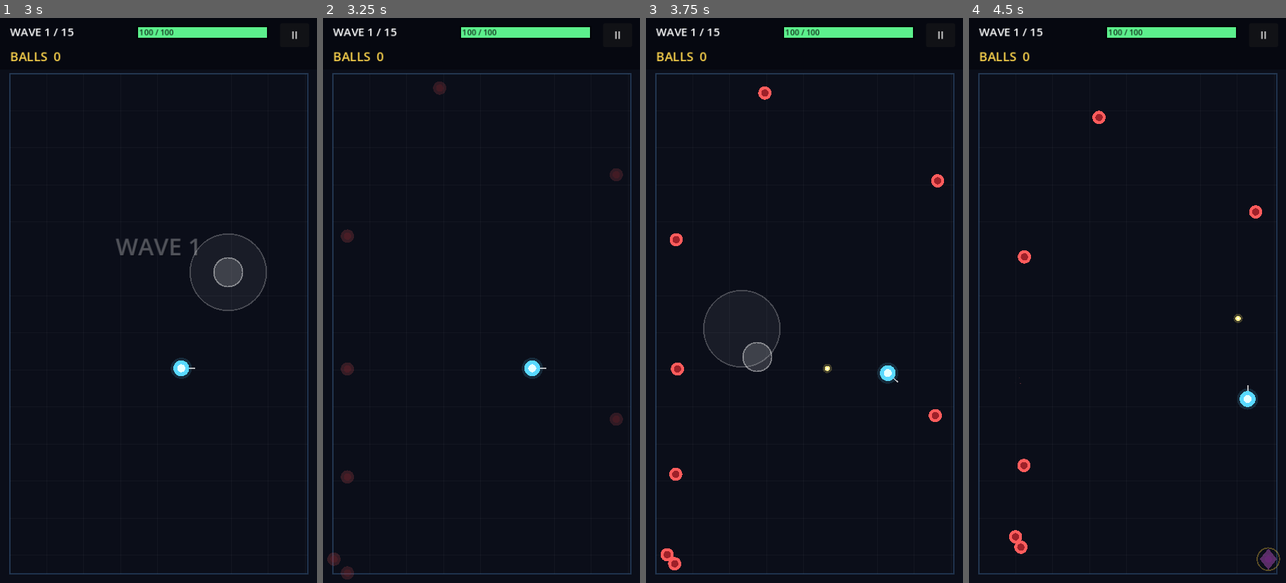
Above: before the commit, frames 1-4 (left to right).
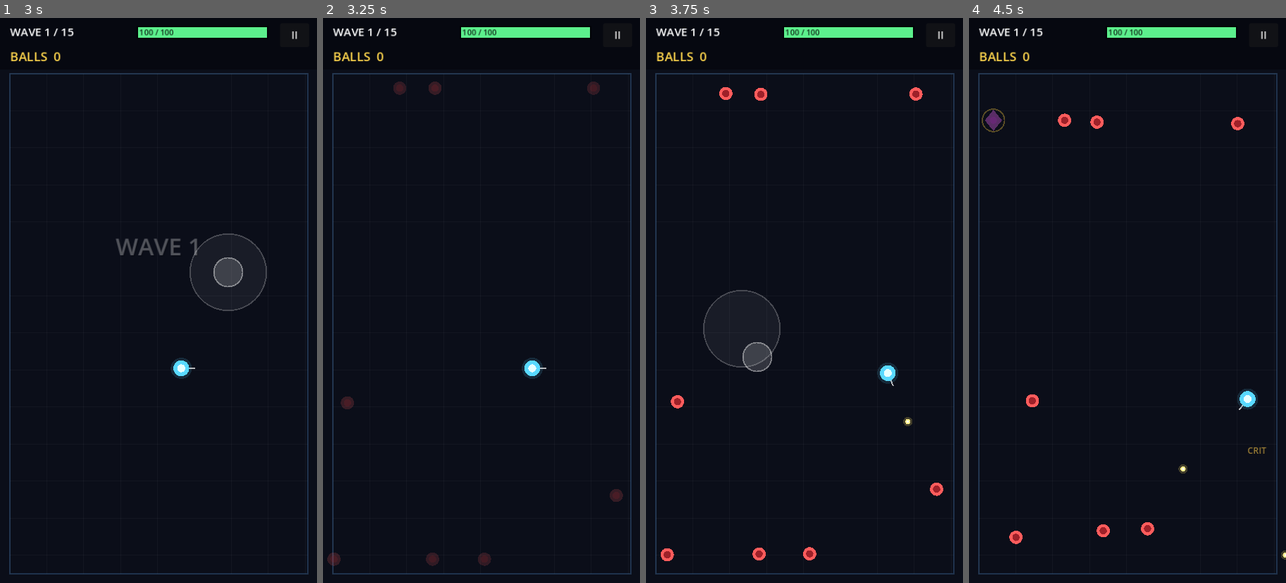
Above: after the commit, the same moments.

Repository: mmfoodchicks/ball-dropper
Game: Godot game, scene res://main.tscn
Same seed, same stepped clock (60 frames per second), same inputs: the game is played once before the commit and once after it.
Inputs (mouse positions are in pixels of both pictures, inside the frame that each line leads up to):
- Up to frame 1 (3 s): click "START RUN" at 0.5 s; click "II" at 1.25 s; click "RESUME" at 2 s; tap Enter at 2.75 s; move the mouse to (228, 272) at 2.77 s; hold D from 2.78 s (still down); click (228, 272) at 2.92 s
- Up to frame 2 (3.25 s): keep holding D
- Up to frame 3 (3.75 s): release D at 3.5 s; drag from (741, 328) to (788, 413) at 3.52 s
- Up to frame 4 (4.5 s): move the mouse to (1159, 176) at 4.27 s; hold D from 4.28 s (still down)

Frame 1 is identical in both runs. In frame 2, 1.0% of the frame differs, in the area x 5-95%, y 11-100%; in frame 3, 1.1%; in frame 4, 1.2%, in the area x 4-100%, y 16-98%.

Commit message:
fix: predictive aim + spitter hold windows to unblock wave clears
CI's autoplay run stalled mid-waves: the hero aimed at a target's
current position, so orbit-strafing spitters displaced further than the
hit window over bullet flight time and dodged every shot indefinitely —
a real gameplay bug, worst for single-projectile builds.

- Enemies and the boss expose a per-step velocity estimate; the hero
  leads shots by projected flight time.
- Spitters now strafe in a move/hold rhythm (1.1s/0.6s), giving fair
  punish windows instead of permanent orbit-dodging.
- Autoplay bot: flee radius 150 (was 220, which ran from ranged
  orbiters forever) and it closes distance when unpressured.
- Print each wave start during autoplay so CI logs localize stalls.

Co-Authored-By: Claude Fable 5 <noreply@anthropic.com>
Claude-Session: https://claude.ai/code/session_01X8QB52Vpk6EtUcCCLmY2pY

Diff:
--- a/src/combat/arena.gd
+++ b/src/combat/arena.gd
@@ -71,6 +71,8 @@
 func start_wave(w: int) -> void:
 	wave = w
 	run.wave = w
+	if run.autoplay:
+		print("AUTOPLAY: wave %d starting (balls %d)" % [w, run.balls])
 	_is_boss_wave = w >= BalanceS.BOSS_WAVE
 	_spawn_queue = _build_queue(w)
 	_spawn_timer = 0.0
@@ -445,8 +447,8 @@
 		if not e.alive:
 			continue
 		var d := pos.distance_to(e.position)
-		if d < 220.0:
-			flee += (pos - e.position).normalized() * ((220.0 - d) / 220.0)
+		if d < 150.0:
+			flee += (pos - e.position).normalized() * ((150.0 - d) / 150.0)
 	if boss != null and boss.alive:
 		var d := pos.distance_to(boss.position)
 		if d < 260.0:
@@ -462,7 +464,13 @@
 				flee += (pos - h.position).normalized() * 1.5
 	var to_center := (Vector2(240.0, 480.0) - pos) * 0.004
 	var tangent := flee.rotated(PI * 0.5) * 0.35
-	return (flee * 1.4 + to_center + tangent).limit_length(1.0)
+	# Nothing pressuring us: close distance so shots have a short flight.
+	var seek := Vector2.ZERO
+	if flee.length() < 0.01:
+		var nearest = nearest_enemy(pos)
+		if nearest != null and pos.distance_to(nearest.position) > 230.0:
+			seek = (nearest.position - pos).normalized() * 0.7
+	return (flee * 1.4 + to_center + tangent + seek).limit_length(1.0)
 
 
 # ---------------------------------------------------------------- drawing
--- a/src/combat/boss.gd
+++ b/src/combat/boss.gd
@@ -18,6 +18,8 @@
 var flash_t := 0.0
 var contact_cd := 0.0
 var spin := 0.0
+## Measured each step so the hero can lead its shots.
+var vel_estimate := Vector2.ZERO
 
 var _move_state := "drift"
 var _charge_t := 0.0
@@ -40,10 +42,12 @@
 	flash_t = maxf(0.0, flash_t - dt)
 	contact_cd = maxf(0.0, contact_cd - dt)
 	spin += dt * (0.6 + 0.5 * phase)
+	var pre := position
 	_update_phase()
 	_move(dt, hero)
 	_attacks(dt, hero)
 	_contact(hero)
+	vel_estimate = (position - pre) / maxf(dt, 0.0001)
 	queue_redraw()
 
 
--- a/src/combat/enemy.gd
+++ b/src/combat/enemy.gd
@@ -21,6 +21,8 @@
 var flash_t := 0.0
 var spawn_t := 0.45
 var contact_cd := 0.0
+## Measured each step so the hero can lead its shots.
+var vel_estimate := Vector2.ZERO
 
 # brute charge state
 var charge_state := "approach"
@@ -31,6 +33,7 @@
 # spitter state
 var orbit_dir := 1.0
 var shot_cd := 1.2
+var strafe_t := 0.0
 
 var _speed_jitter := 1.0
 
@@ -42,6 +45,7 @@
 	_speed_jitter = rng.randf_range(0.9, 1.1)
 	orbit_dir = 1.0 if rng.randf() < 0.5 else -1.0
 	shot_cd = rng.randf_range(0.8, 1.6)
+	strafe_t = rng.randf_range(0.0, 1.7)
 	charge_cd = rng.randf_range(1.0, 2.2)
 	match kind:
 		"peon":
@@ -73,6 +77,7 @@
 		spawn_t -= dt
 		queue_redraw()
 		return
+	var pre := position
 	var hero = arena.hero
 	if hero != null and hero.alive:
 		match kind:
@@ -84,6 +89,7 @@
 				_step_spitter(dt, hero)
 		_try_contact(hero)
 	_clamp_to_arena()
+	vel_estimate = (position - pre) / maxf(dt, 0.0001)
 	queue_redraw()
 
 
@@ -118,10 +124,14 @@
 
 
 func _step_spitter(dt: float, hero) -> void:
-	var to_me: Vector2 = position - hero.position
-	var ring_pos: Vector2 = hero.position + to_me.normalized().rotated(orbit_dir * 0.5) * 210.0
-	var dir: Vector2 = (ring_pos - position).normalized()
-	position += (dir * speed * _speed_jitter + _separation()) * dt
+	# Move-then-hold rhythm: the hold window is what makes spitters hittable
+	# (and shootable-at) instead of orbit-dodging every unled bullet forever.
+	strafe_t += dt
+	if fmod(strafe_t, 1.7) < 1.1:
+		var to_me: Vector2 = position - hero.position
+		var ring_pos: Vector2 = hero.position + to_me.normalized().rotated(orbit_dir * 0.5) * 210.0
+		var dir: Vector2 = (ring_pos - position).normalized()
+		position += (dir * speed * _speed_jitter + _separation()) * dt
 	shot_cd -= dt
 	if shot_cd <= 0.0:
 		shot_cd = 1.9
--- a/src/combat/hero.gd
+++ b/src/combat/hero.gd
@@ -41,7 +41,12 @@
 	if manual_aim.length() > 0.2:
 		_aim = manual_aim.normalized()
 	elif target != null:
-		_aim = (target.position - position).normalized()
+		# Lead the shot by projected bullet flight time, or orbiting enemies
+		# sidestep every bullet.
+		var to_t: Vector2 = target.position - position
+		var flight: float = to_t.length() / maxf(run.bullet_speed, 1.0)
+		var predicted: Vector2 = target.position + target.vel_estimate * flight
+		_aim = (predicted - position).normalized()
 	elif moving:
 		_aim = move_dir.normalized()
 
